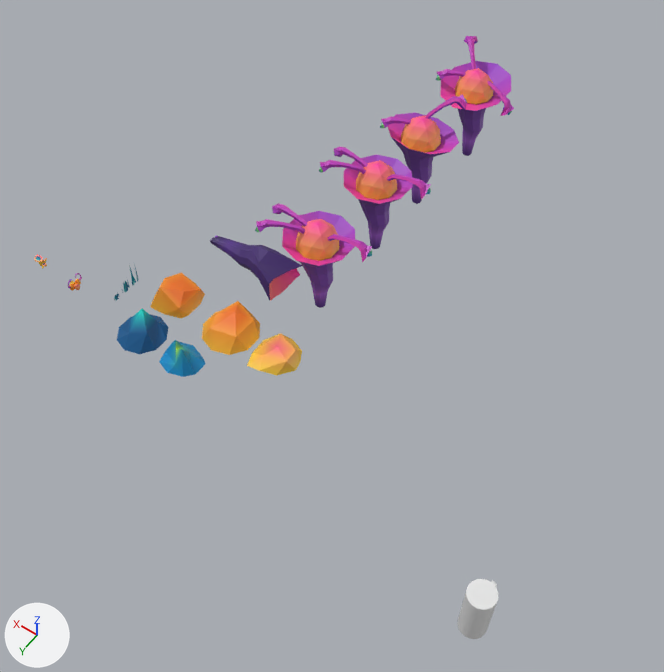
An edit to the Blender file 3_Blend_Files/StylizedMeshes.blend, drawn before and after from the same camera.
Rendered twice from a 50 mm lens placed at (-3.3, 8.2, 20.4), pointed at (5.0, -3.4, 2.2). Lighting does not change. The marker at lower left points along +X, +Y and +Z. The first picture is the older version.

Objects in the first picture: 'Master_TreeLog', 'Player', 'Rock_Type1_Varient1', 'Rock_Type1_Varient2', 'Rock_Type1_Varient3', 'Rock_Type2_Varient1', 'Rock_Type2_Varient2', 'TreeBall', 'TreeTrunk', 'TreeTrunk.001', 'TreeTrunk.002', 'TreeTrunk.003' and 17 more.
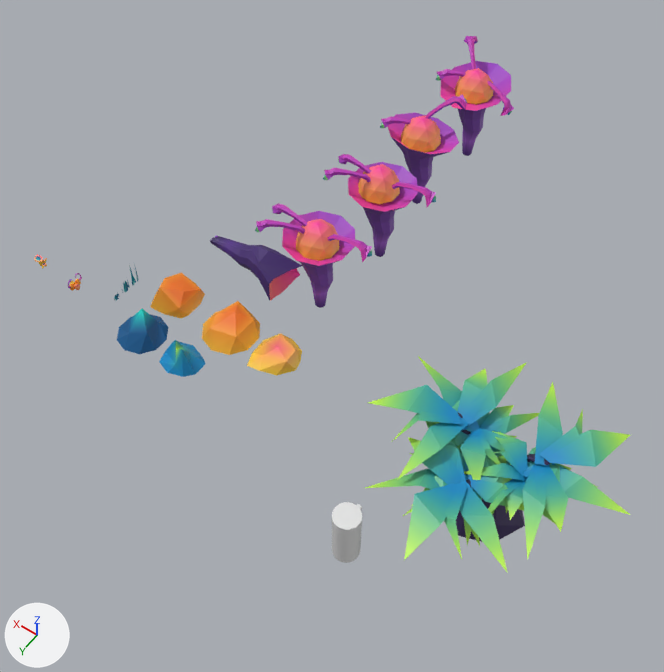
ob_tree_type1_varient1 is not drawn itself; it is the parent of ob_treeball_001, ob_treebranch_003, ob_treebranch_004, ob_treebranch_005, ob_treefruit_003, ob_treefruit_004, ob_treefruit_005, ob_treetrunk_001.

Where the newer file only moved an object's origin or applied its transform, the numbers keep the older frame.

Patch to the scene script:
```diff
--- a/3_Blend_Files/StylizedMeshes.blend.py
+++ b/3_Blend_Files/StylizedMeshes.blend.py
@@ img_atlasmap_png_034 @@
+img_atlasmap_png_034 = load_image('AtlasMap.png.034', '../AtlasMap.png', 2160, 2160, 'sRGB')
@@ img_atlasmap_png_033 @@
+img_atlasmap_png_033 = load_image('AtlasMap.png.033', '../AtlasMap.png', 2160, 2160, 'sRGB')
@@ mat_material_033 @@
+mat_material_033 = principled_material('Material.033')
+mat_material_033.texture = img_atlasmap_png_034
@@ mat_material_032 @@
+mat_material_032 = principled_material('Material.032')
+mat_material_032.texture = img_atlasmap_png_033
@@ me_cylinder_040 @@
 # used by ob_treetrunk_001; parent = ob_tree_type1_varient1; location = (0.0, 0.00215, 0.642); scale = (0.283, 0.283, 0.638)
-me_cylinder_040.from_pydata(...)  # 70 vertices, 62 faces; spans x -3.21..3.65, y -3.82..3.4, z -1.0..3.15
+me_cylinder_040.from_pydata(...)  # 70 vertices, 62 faces; spans x -3.72..3.14, y -3.49..3.72, z -1.0..3.15
+# me_cylinder_040 part 1: the whole mesh is moved by (-0.51, 0.32, 0.0)
 me_cylinder_040.materials.append(mat_material_020)
@@ me_plane_033 @@
+me_plane_033.from_pydata(...)  # 150 vertices, 60 faces; spans x -1.64..1.49, y -1.69..1.67, z -1.16..0.28
+me_plane_033.materials.append(mat_material_033)  # picture img_atlasmap_png_034
@@ me_plane_032 @@
+me_plane_032.from_pydata(...)  # 150 vertices, 60 faces; spans x -1.64..1.49, y -1.69..1.67, z -1.16..0.28
+me_plane_032.materials.append(mat_material_032)  # picture img_atlasmap_png_033
@@ me_plane_001 @@
+me_plane_001.from_pydata(...)  # 150 vertices, 60 faces; spans x -1.64..1.49, y -1.69..1.67, z -1.16..0.28
+me_plane_001.materials.append(mat_material)  # picture img_atlasmap_png
@@ me_cylinder_052 @@
+me_cylinder_052.from_pydata(...)  # 65 vertices, 60 faces; spans x -2.27..2.94, y -1.72..2.75, z -1.0..1.65
+me_cylinder_052.materials.append(mat_material)  # picture img_atlasmap_png
@@ ob_player @@
 ob_player = bpy.data.objects.new('Player', me_cylinder)
-ob_player.location = (-1.37, 0.07, 0.0)
+ob_player.location = (2.0, 0.24, 0.0)
@@ ob_tree_type1_varient1 @@
 ob_tree_type1_varient1 = bpy.data.objects.new('Tree_Type1_Varient1', None)
-ob_tree_type1_varient1.location = (6.979, -8.418, 0.0)
+ob_tree_type1_varient1.location = (6.836, -8.327, 0.0)
@@ ob_plane_002 @@
+ob_plane_002 = bpy.data.objects.new('Plane.002', me_plane_033)
+ob_plane_002.location = (-1.21, -2.98, 2.71)
+ob_plane_002.rotation_euler = (0.233, 0.0, 2.531)  # degrees (13, 0, 145)
+ob_plane_002.scale = (1.23, 1.21, 1.01)
@@ ob_plane_001 @@
+ob_plane_001 = bpy.data.objects.new('Plane.001', me_plane_032)
+ob_plane_001.location = (1.16, -2.98, 2.71)
+ob_plane_001.rotation_euler = (0.233, 0.0, -1.144)  # degrees (13, 0, -66)
+ob_plane_001.scale = (1.23, 1.21, 1.01)
@@ ob_plane @@
+ob_plane = bpy.data.objects.new('Plane', me_plane_001)
+ob_plane.location = (0.35, -1.39, 2.56)
+ob_plane.rotation_euler = (0.233, 0.0, 0.0)  # degrees (13, 0, 0)
+ob_plane.scale = (1.23, 1.21, 1.01)
@@ ob_master_tree_type2 @@
+ob_master_tree_type2 = bpy.data.objects.new('Master_Tree_Type2', me_cylinder_052)
+ob_master_tree_type2.location = (0.0, -2.62, 0.99)
+ob_master_tree_type2.scale = (0.526, 0.526, 1.0)
```

Changed parts and their boxes [x1, y1, x2, y2] in the pictures (664 x 672 px):
'Plane.002', added
    after: [464, 382, 630, 560]
'Plane.001', added
    after: [368, 356, 539, 480]
'Plane', added
    after: [365, 421, 524, 573]
'Player', moved
    before: [457, 579, 498, 639]
    after: [332, 502, 362, 563]
'TreeTrunk.001', reshaped, moved
    before: [343, 155, 413, 249]
    after: [348, 162, 418, 257]
'TreeBall.001', moved
    before: [356, 160, 397, 200]
    after: [358, 164, 400, 204]
'Master_Tree_Type2', added (mostly hidden)
    after: [456, 413, 550, 542]
'TreeBranch.004', reshaped
    before: [320, 160, 366, 174]
    after: [324, 168, 371, 182]
'TreeBranch.005', reshaped
    before: [387, 174, 431, 199]
    after: [392, 182, 436, 207]
'TreeBranch.003', reshaped
    before: [334, 147, 368, 167]
    after: [338, 154, 371, 174]
'TreeFruit.005', reshaped
    before: [426, 188, 431, 194]
    after: [431, 196, 436, 202]
'TreeFruit.004', reshaped
    before: [319, 166, 323, 173]
    after: [323, 175, 328, 180]
